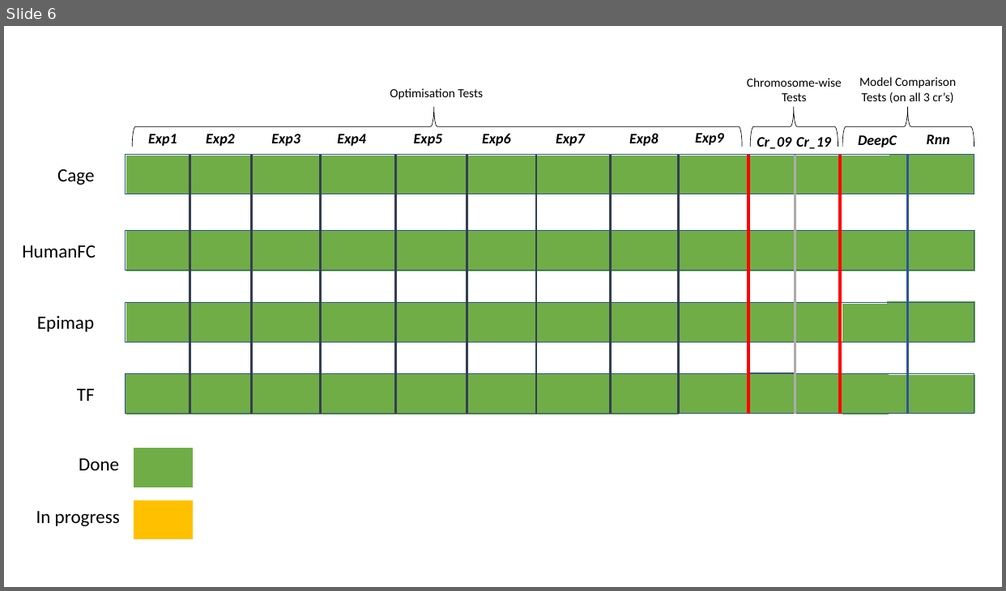
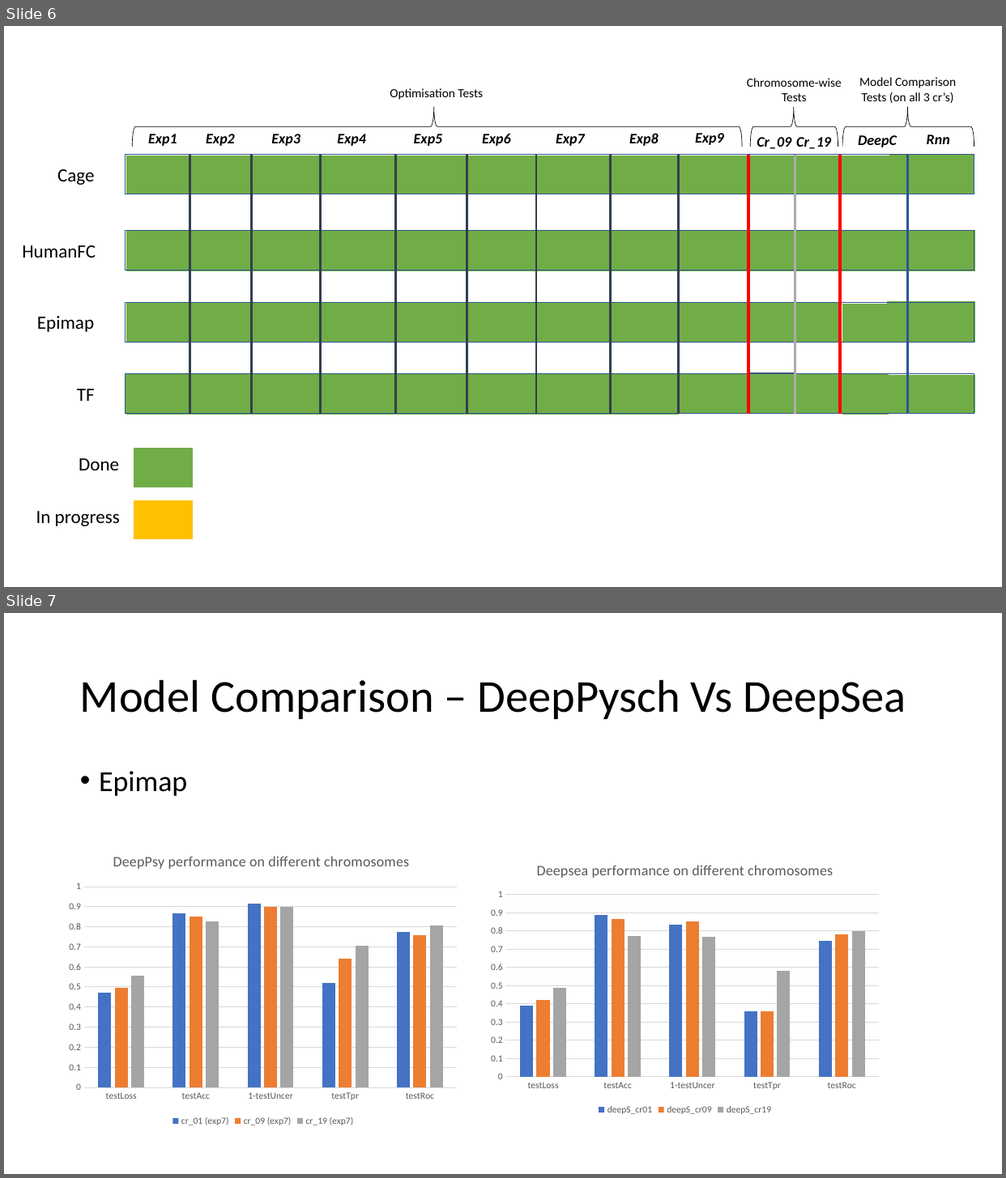
Before and after one commit to Akmazad/deepBrain, a slide deck: Architecture and parameter search/DeepPyschPresentation_7_2_20.pptx. Shown one above the other, each under a label of ours: slide 6 before the commit, slides 6 and 7 after it. The pictures are 1006x591 and 1006x1178 pixels, drawn with LibreOffice and Linux fonts; fonts in the diff are those of the drawing. Boxes give left, top, right and bottom in pixels: in the first picture for what was removed or moved away, otherwise in the second. Text is boxed around its words. In the diff, an @@ line names an element or a change of style, - is before the commit and + after.

```diff
--- a/Architecture and parameter search/DeepPyschPresentation_7_2_20.pptx
+++ b/Architecture and parameter search/DeepPyschPresentation_7_2_20.pptx
@@ slide 7 added at (x1=4, y1=613, x2=1002, y2=1174), background #FFFFFF @@
@@ title added at (x1=80, y1=679, x2=906, y2=719), 44 pt, text #000000 @@
+Model Comparison – DeepPysch Vs DeepSea
@@ text added at (x1=99, y1=771, x2=187, y2=796), 28 pt, text #000000 @@
+• Epimap
@@ column chart added at (x1=61, y1=839, x2=465, y2=1130) @@
+title "DeepPsy performance on different chromosomes  "
+categories: testLoss, testAcc, 1-testUncer, testTpr, testRoc
+cr_01 (exp7): 0.47, 0.87, 0.92, 0.52, 0.77
+cr_09 (exp7): 0.5, 0.85, 0.9, 0.64, 0.76
+cr_19 (exp7): 0.56, 0.83, 0.9, 0.71, 0.81
@@ column chart added at (x1=484, y1=849, x2=888, y2=1118) @@
+title "Deepsea performance on different chromosomes "
+categories: testLoss, testAcc, 1-testUncer, testTpr, testRoc
+deepS_cr01: 0.39, 0.89, 0.84, 0.36, 0.74
+deepS_cr09: 0.42, 0.86, 0.85, 0.36, 0.78
+deepS_cr19: 0.49, 0.77, 0.77, 0.58, 0.8
```
Also in this commit, not shown: 3 other slides added, 2 other files.
